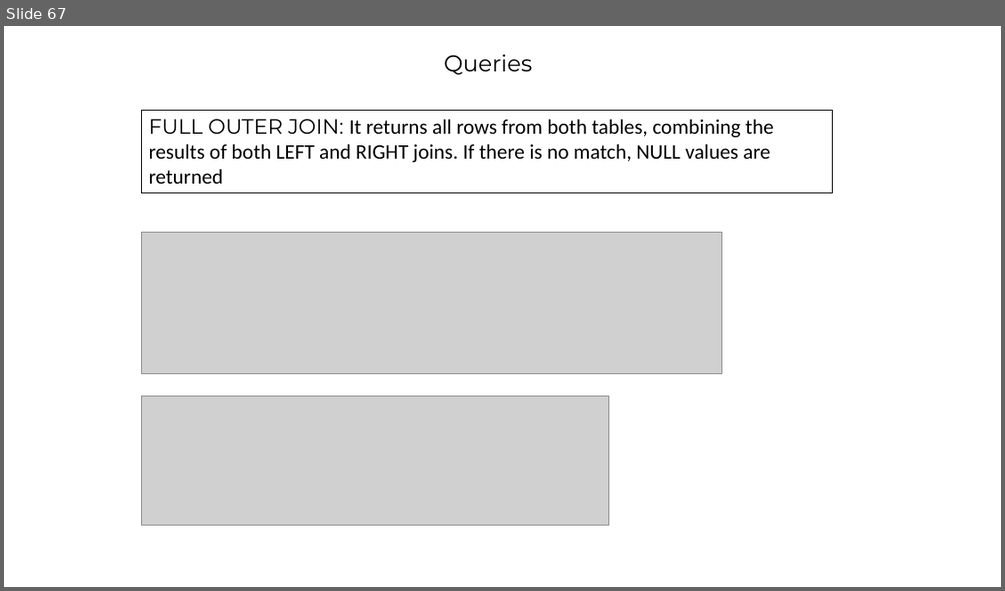
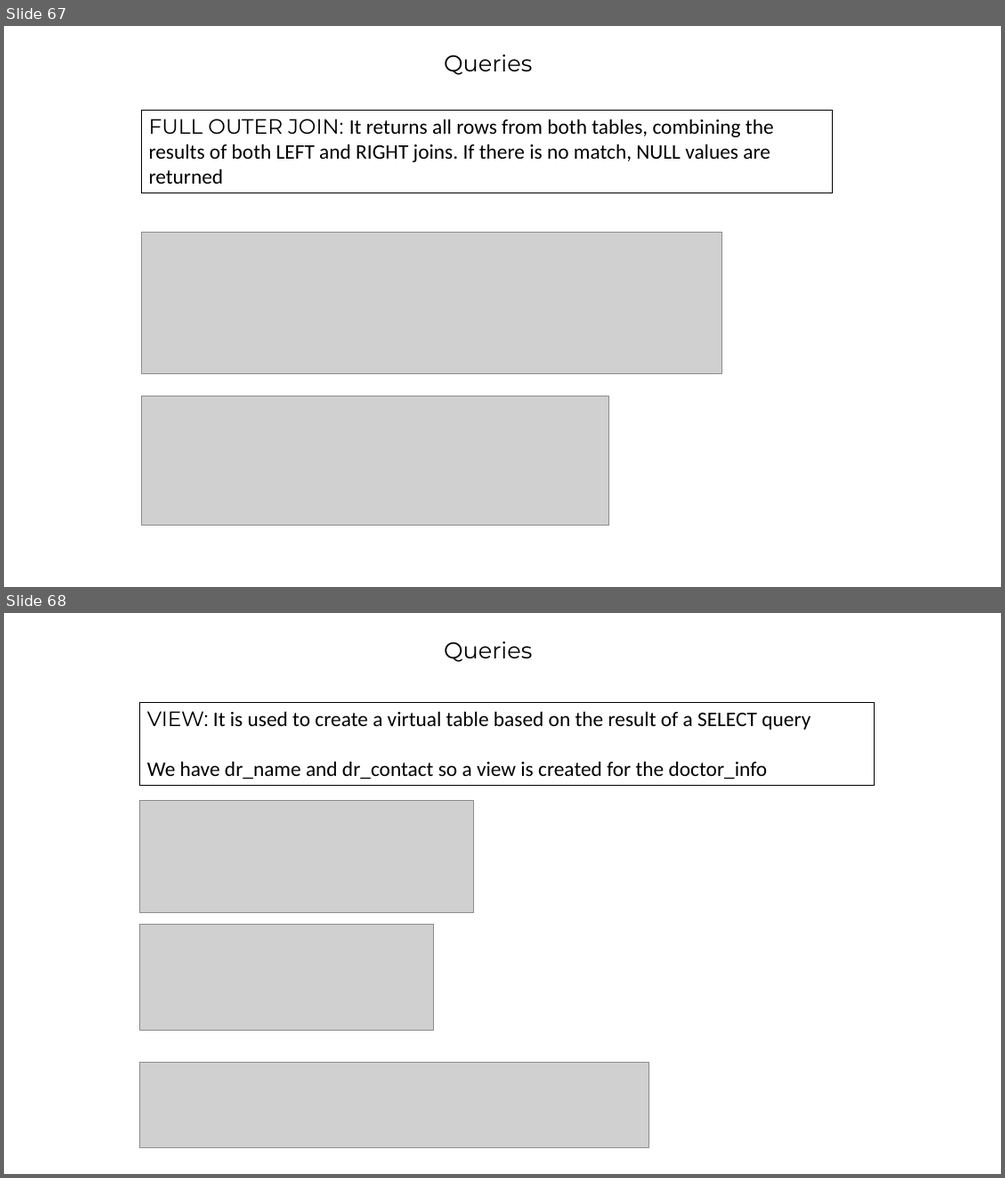
Before and after one commit to barrett28/1_IT-vedant, a slide deck: 4_sql/project''/hospital_management.pptx. Shown one above the other, each under a label of ours: slide 67 before the commit, slides 67 and 68 after it. The pictures are 1005x591 and 1005x1178 pixels, drawn with LibreOffice and Linux fonts; fonts in the diff are those of the drawing; grey boxes stand for pictures; background and template pictures are left out. Boxes give left, top, right and bottom in pixels: in the first picture for what was removed or moved away, otherwise in the second. Text is boxed around its words. In the diff, an @@ line names an element or a change of style, - is before the commit and + after.

```diff
--- a/4_sql/project''/hospital_management.pptx
+++ b/4_sql/project''/hospital_management.pptx
@@ slide 68 added at bbox=[4, 613, 1001, 1174], background picture (left out) @@
@@ text added at bbox=[444, 641, 532, 662], 22 pt, text #000000 @@
+Queries
@@ rectangle added at bbox=[140, 702, 875, 785], outline #000000 0.75 pt, 20 pt, text #000000 @@
+VIEW: It is used to create a virtual table based on the result of a SELECT query
+We have dr_name and dr_contact so a view is created for the doctor_info
@@ picture added at bbox=[140, 800, 474, 912] @@
@@ picture added at bbox=[140, 925, 434, 1030] @@
@@ picture added at bbox=[140, 1062, 649, 1147] @@
```
Also in this commit, not shown: 1 other slide added, 2 slides removed, 7 other files.
